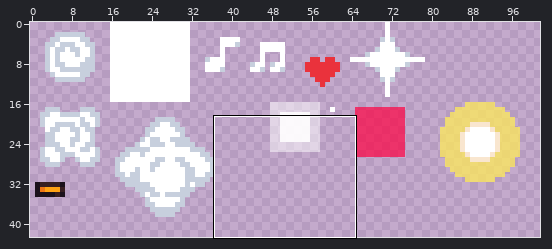
Pixel-art file -- BurningKnight/Content/Animations/particles.ase. The picture above shows the old version from afar; the outline marks the close-up.
Close-up. Earlier state:
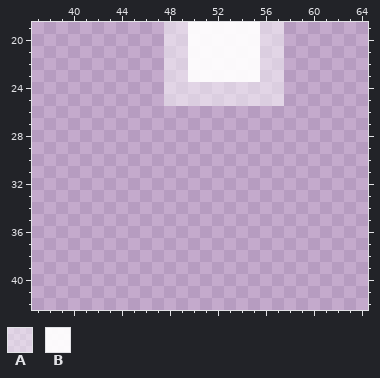
128x128 pixels, 1 frame. Shown: x 37..64, y 19..42. The wide view leaves out empty margins.
Palette (. is transparent): A #ffffff80  B #fffffff0
Pixels before, first column x 48:
19 AABBBBBBAA
20 AABBBBBBAA
21 AABBBBBBAA
22 AABBBBBBAA
23 AABBBBBBAA
24 AAAAAAAAAA
25 AAAAAAAAAA
Now the later version:
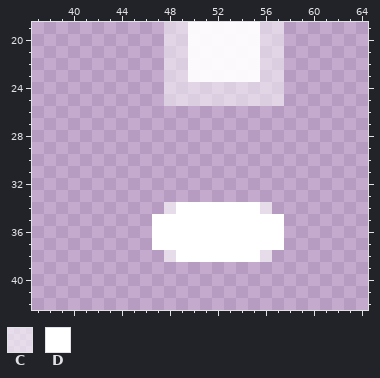
Colours new in this view: C #ffffff98  D #ffffff
What changed:
Colour C now appears in row 34 at x 48 and 56; in row 38 at x 48 and 56.
Colour D now appears in row 34 at x 49 to 55; in rows 35 to 37 at x 47 to 57; in row 38 at x 49 to 55.
Changed places in both close-ups, as pixel boxes (x1, y1, x2, y2):
added: (152, 202, 284, 262)
